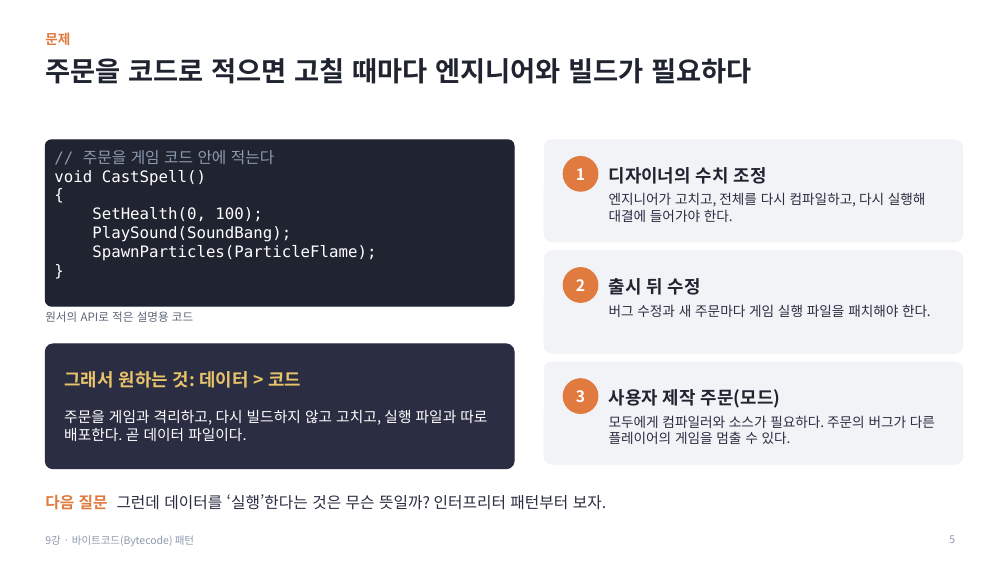
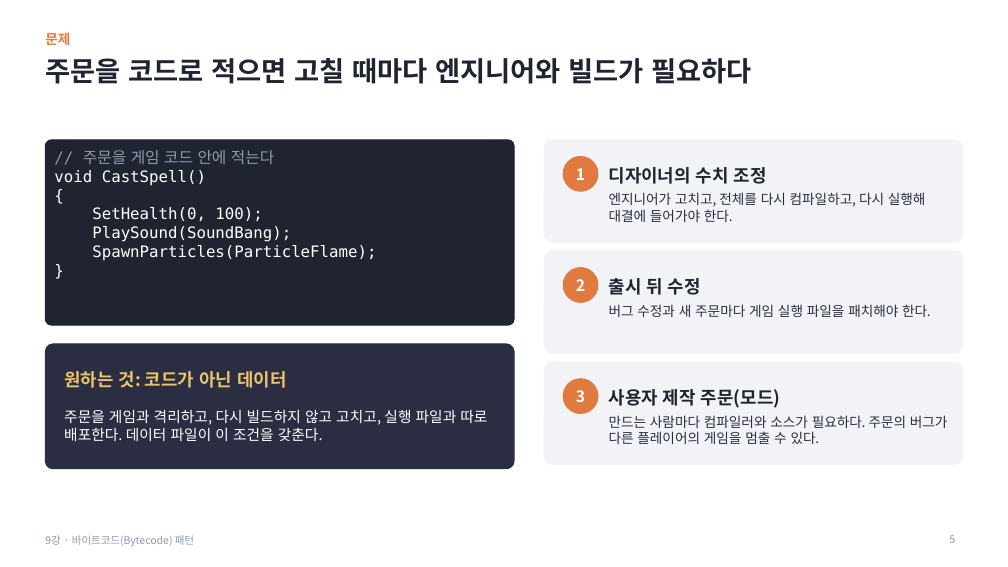
Before and after one commit to Meerkat-GMD/MiniTactics_Student, a slide deck: slide 5 of MiniTactics_Student_Lesson9/09차시_바이트코드_패턴_수업자료.pptx. Drawn at 1008x567 pixels with LibreOffice and Linux fonts; fonts in the diff are those of the drawing. Boxes give left, top, right and bottom in pixels: in the first picture for what was removed or moved away, otherwise in the second. Text is boxed around its words. In the diff, an @@ line names an element or a change of style, - is before the commit and + after.

```diff
--- a/MiniTactics_Student_Lesson9/09차시_바이트코드_패턴_수업자료.pptx
+++ b/MiniTactics_Student_Lesson9/09차시_바이트코드_패턴_수업자료.pptx
@@ rounded rectangle: place and size @@
-rounded rectangle at box(45, 140, 514, 306)
+rounded rectangle at box(45, 140, 514, 325)
@@ rounded rectangle at box(45, 140, 514, 325): proportions changed @@
@@ text removed at box(45, 311, 193, 322) @@
-원서의 API로 적은 설명용 코드
@@ text at box(64, 371, 286, 388): text changed @@
-그래서 원하는 것: 데이터 > 코드
+원하는 것: 코드가 아닌 데이터
@@ text at box(64, 410, 487, 441): text changed @@
-주문을 게임과 격리하고, 다시 빌드하지 않고 고치고, 실행 파일과 따로 배포한다. 곧 데이터 파일이다.
+주문을 게임과 격리하고, 다시 빌드하지 않고 고치고, 실행 파일과 따로 배포한다. 데이터 파일이 이 조건을 갖춘다.
@@ text at box(609, 415, 948, 444): text changed @@
-모두에게 컴파일러와 소스가 필요하다. 주문의 버그가 다른 플레이어의 게임을 멈출 수 있다.
+만드는 사람마다 컴파일러와 소스가 필요하다. 주문의 버그가 다른 플레이어의 게임을 멈출 수 있다.
@@ text removed at box(45, 494, 606, 510) @@
-다음 질문 그런데 데이터를 ‘실행’한다는 것은 무슨 뜻일까? 인터프리터 패턴부터 보자.
```
Also in this commit, not shown: 33 other slides changed, 11 other files.
